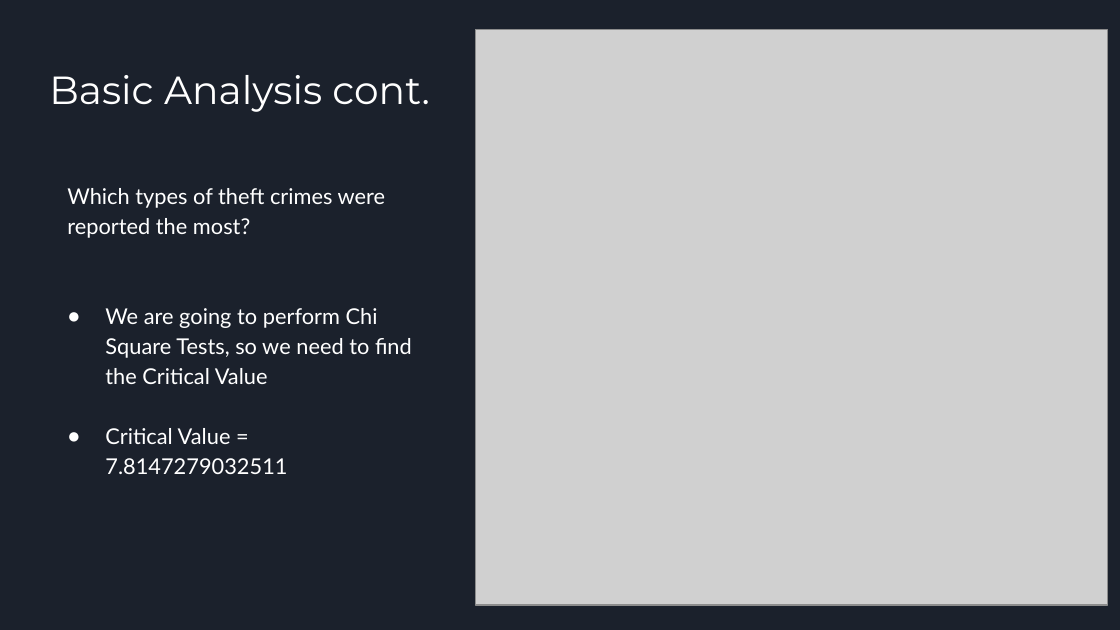
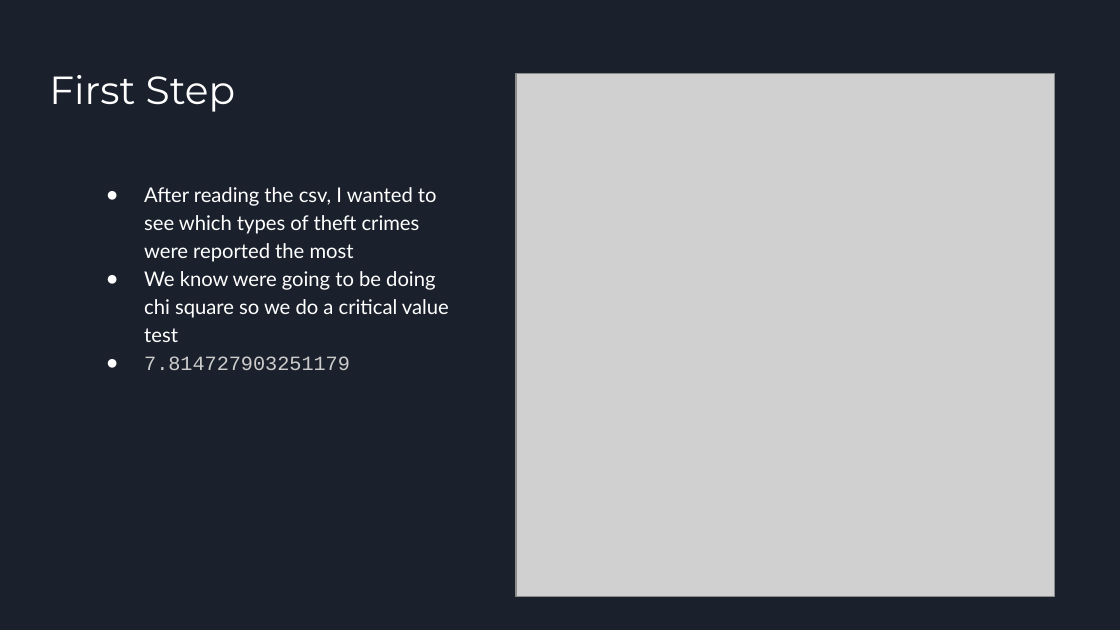
Before and after one commit to oddtexan/Project-1, a slide deck: slide 4 of Project 1 Presentation Final.pptx. Drawn at 1120x630 pixels with LibreOffice and Linux fonts; fonts in the diff are those of the drawing; grey boxes stand for pictures. Boxes give left, top, right and bottom in pixels: in the first picture for what was removed or moved away, otherwise in the second. Text is boxed around its words. In the diff, an @@ line names an element or a change of style, - is before the commit and + after.

```diff
--- a/Project 1 Presentation Final.pptx
+++ b/Project 1 Presentation Final.pptx
@@ title at [49,75,235,112]: text changed @@
-Basic Analysis cont.
+First Step
@@ picture: place and size @@
-picture at [476,29,1108,605]
+picture at [516,74,1055,597]
@@ text at [144,187,449,370]: text changed; size 14 to 13 pt @@
-Which types of theft crimes were reported the most?
-● We are going to perform Chi Square Tests, so we need to find the Critical Value
-● Critical Value = 7.8147279032511
+● After reading the csv, I wanted to see which types of theft crimes were reported the most
+● We know were going to be doing chi square so we do a critical value test
+● 7.814727903251179
```
Also in this commit, not shown: 9 other slides changed, 3 slides added, 3 slides removed.
